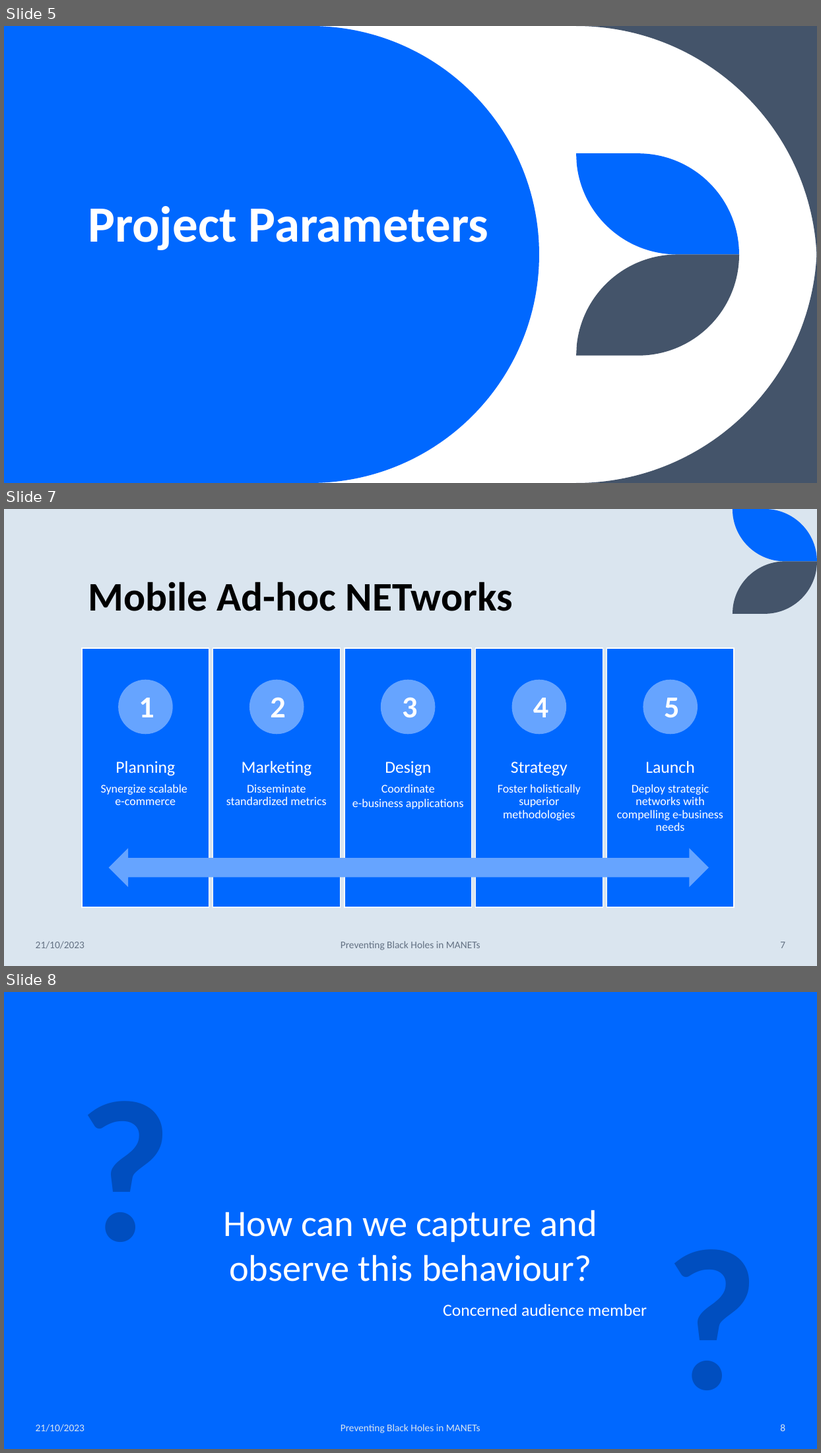
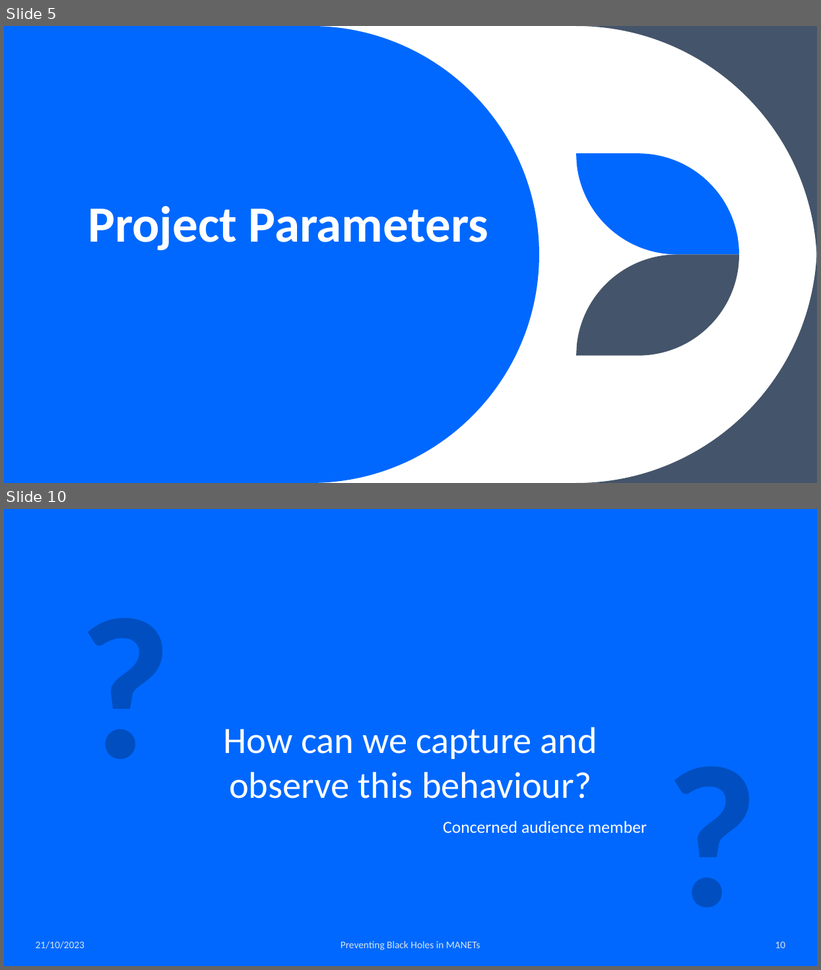
Before and after one commit to capstone11522manet/Manet11522-23-16, a slide deck: Presentation/Presentation.pptx. Shown one above the other, each under a label of ours: slides 5, 7 and 8 before the commit, slides 5 and 10 after it; the slides between them are not shown. The pictures are 821x1453 and 821x970 pixels, drawn with LibreOffice and Linux fonts; fonts in the diff are those of the drawing. Boxes give left, top, right and bottom in pixels: in the first picture for what was removed or moved away, otherwise in the second. Text is boxed around its words. In the diff, an @@ line names an element or a change of style, - is before the commit and + after.

```diff
--- a/Presentation/Presentation.pptx
+++ b/Presentation/Presentation.pptx
@@ slide 7 removed at [4, 509, 817, 966], background #DAE5EF @@
@@ freeform shape removed at [733, 509, 817, 561] @@
@@ freeform shape removed at [733, 561, 817, 614] @@
@@ title removed at [88, 582, 513, 611] @@
-Mobile Ad-hoc NETworks
@@ text removed at [139, 698, 154, 718] @@
-1
@@ text removed at [270, 697, 285, 718] @@
-2
@@ text removed at [402, 697, 417, 718] @@
-3
@@ text removed at [533, 698, 548, 718] @@
-4
@@ text removed at [664, 698, 679, 718] @@
-5
@@ group removed at [82, 648, 734, 908]: 5 rectangles, 5 texts, 5 ellipses, 1 left right arrow @@
-Planning
-  Synergize scalable
-  e-commerce
-Marketing
-  Disseminate standardized metrics
-Design
-  Coordinate
-  e-business applications
-Strategy
-  Foster holistically superior methodologies
-Launch
-  Deploy strategic networks with compelling e-business needs
@@ text removed at [36, 941, 85, 949] @@
-21/10/2023
@@ text removed at [341, 941, 481, 951] @@
-Preventing Black Holes in MANETs
@@ page number removed at [780, 942, 785, 949] @@
-7
@@ what was slide 8 is now slide 10 @@
@@ page number at [776, 942, 786, 949]: text changed @@
-8
+10
```
Also in this commit, not shown: 6 slides changed, 13 slides added, 1 other slide removed.
